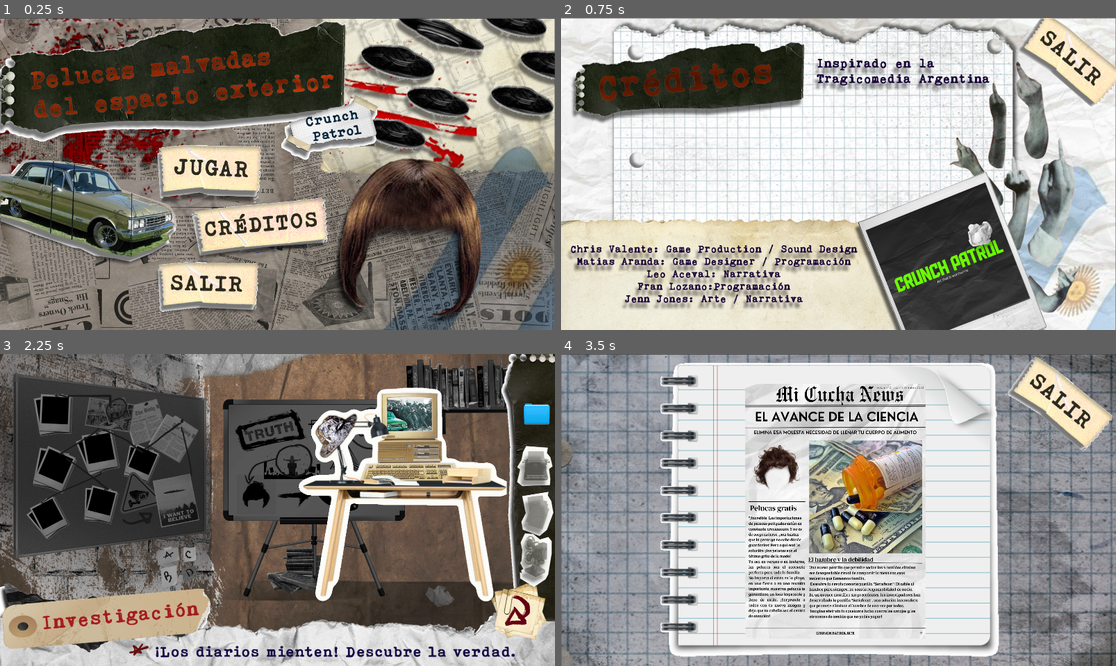
Above: before the commit, frames 1-4 (two rows, left to right).
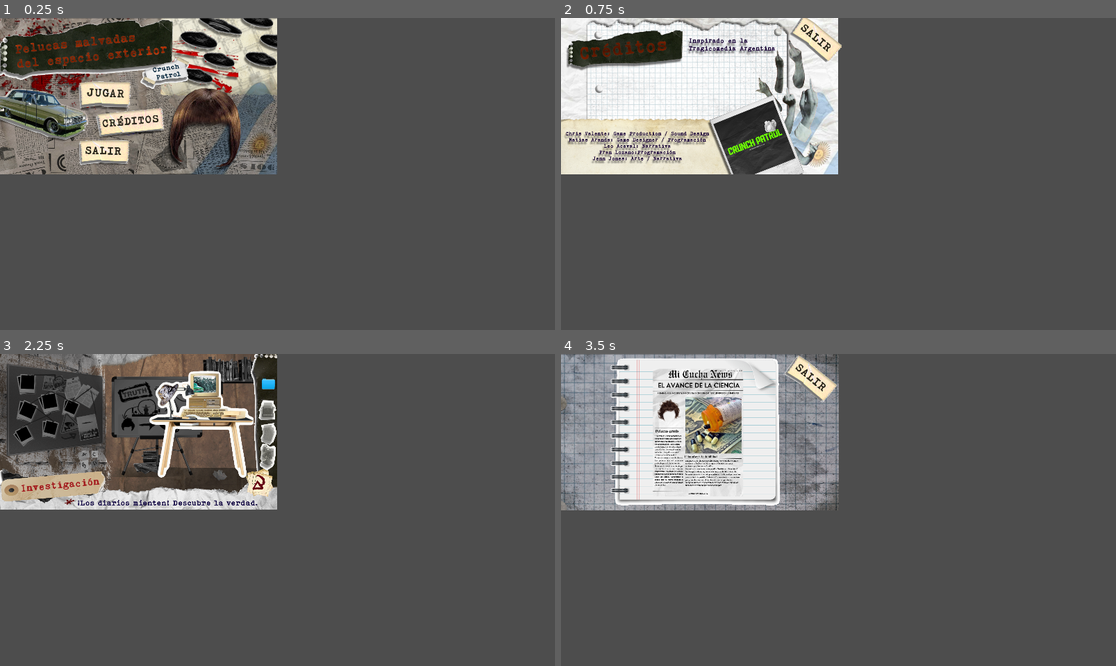
Above: after the commit, the same moments.

Repository: dest3/Pelucas-del-espacio-exterior
Game: Godot game, scene res://escenas/niveles/videos/video_intro.tscn
Two runs of this game, one before a commit and one after it. Both use one fixed random seed, a clock stepped at 60 frames per second and the inputs below. Before the commit the project starts from res://escenas/niveles/menu.tscn. Video files are missing from this copy of the repository; at most half a second of black plays in their place.
Inputs (mouse positions are in pixels of both pictures, inside the frame that each line leads up to; where the layout moved, square brackets give the same spot in the first picture):
- Up to frame 1 (0.25 s): no input
- Up to frame 2 (0.75 s): click "creditos" at 0.5 s
- Up to frame 3 (2.25 s): click "menu" at 1.25 s; click (105, 428) [210, 506] at 2 s
- Up to frame 4 (3.5 s): click (827, 385) [1093, 413] at 2.75 s

The runs differ from the first frame. In frame 1, 87% of the frame differs, in the area x 0-100%, y 0-100%; in frame 2, 92%; in frame 3, 77%; in frame 4, 89%.

Commit message:
corrección de el orden de los videos y el menu

Diff:
--- a/escenas/niveles/menu.gd
+++ b/escenas/niveles/menu.gd
@@ -2,7 +2,7 @@
 
 var children
 func _on_play_pressed():
-	get_tree().change_scene_to_file("res://escenas/niveles/videos/video_intro.tscn")
+	get_tree().change_scene_to_file("res://escenas/niveles/taller.tscn")
 
 func _on_quit_pressed():
 	get_tree().quit()
--- a/escenas/niveles/notas/objeto.tscn
+++ b/escenas/niveles/notas/objeto.tscn
@@ -20,6 +20,7 @@
 [node name="CollisionShape2D" type="CollisionShape2D" parent="Area2D"]
 shape = SubResource("RectangleShape2D_fnnkk")
 
+[connection signal="area_entered" from="Area2D" to="." method="_on_area_2d_area_entered"]
 [connection signal="body_entered" from="Area2D" to="." method="_on_area_2d_body_entered"]
 [connection signal="input_event" from="Area2D" to="." method="_on_area_2d_input_event"]
 [connection signal="mouse_entered" from="Area2D" to="." method="_on_area_2d_mouse_entered"]
--- a/escenas/niveles/videos/video_intro.gd
+++ b/escenas/niveles/videos/video_intro.gd
@@ -9,9 +9,9 @@
 func _process(_delta):
 	if Input.is_action_pressed("click"):
 		if video_intro.is_playing():
-			get_tree().change_scene_to_file("res://escenas/niveles/taller.tscn")
+			get_tree().change_scene_to_file("res://escenas/niveles/menu.tscn")
 
 
 
 func _on_video_stream_player_finished():
-	get_tree().change_scene_to_file("res://escenas/niveles/taller.tscn")
+	get_tree().change_scene_to_file("res://escenas/niveles/menu.tscn")
--- a/project.godot
+++ b/project.godot
@@ -11,7 +11,7 @@
 [application]
 
 config/name="Pelucas del espacio exterior"
-run/main_scene="res://escenas/niveles/menu.tscn"
+run/main_scene="res://escenas/niveles/videos/video_intro.tscn"
 config/features=PackedStringArray("4.1", "Mobile")
 config/icon="res://icon.svg"
 
@@ -23,6 +23,8 @@
 
 window/size/viewport_width=1920
 window/size/viewport_height=1080
+window/size/mode=2
+window/stretch/scale=0.5
 
 [dotnet]
 
